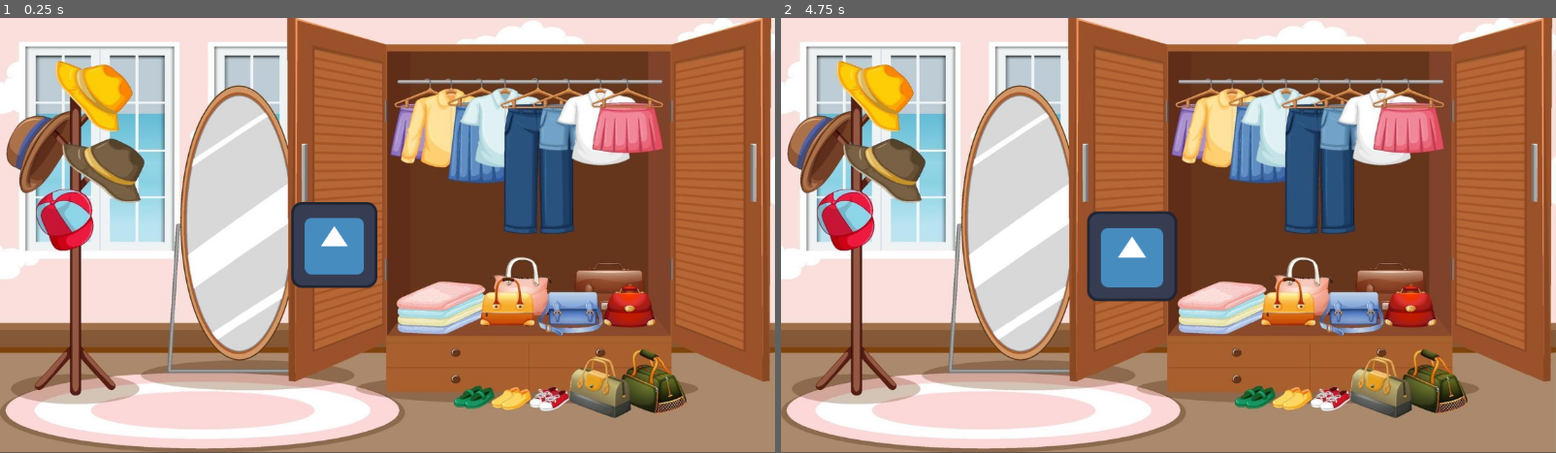
Above: before the commit, frames 1-2 (left to right).
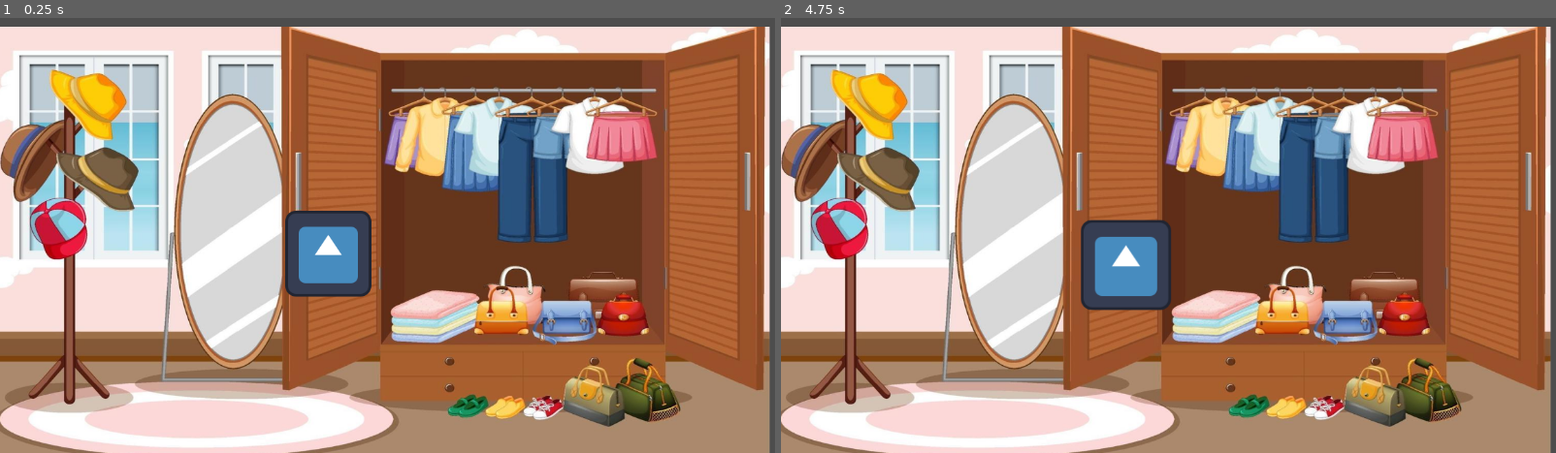
Above: after the commit, the same moments.

Repository: tyler-ross26/Dress-To-Aggress
Game: Godot game, scene res://DressupScene.tscn
Two runs of this game, one before a commit and one after it. Both use one fixed random seed, a clock stepped at 60 frames per second and the inputs below. The engine's default icon, where the game draws it, is replaced by a stand-in: a white triangle on a blue panel in a dark square.
Inputs (mouse positions are in pixels of both pictures, inside the frame that each line leads up to):
- Up to frame 1 (0.25 s): no input
- Up to frame 2 (4.75 s): tap Enter at 0.5, 2, 3.5 s; drag from (1114, 244) to (1246, 139) at 0.52 s; tap Space at 1.25, 2.75, 4.25 s; drag from (1013, 257) to (1129, 322) at 1.27 s; move the mouse to (1246, 139) at 2.02 s; press the mouse at (1246, 139) at 2.03 s; release the mouse at (1246, 139) at 2.75 s; drag from (1129, 322) to (936, 170) at 2.77 s; move the mouse to (1401, 300) at 3.52 s; press the mouse at (1401, 300) at 3.53 s; release the mouse at (1401, 300) at 4.25 s; drag from (936, 170) to (1114, 244) at 4.27 s

The runs differ from the first frame. In frame 1, 43% of the frame differs, in the area x 0-100%, y 0-100%; in frame 2, 43%.
Error before the commit: Invalid call. Nonexistent function 'get_global_mouse_posistion' in base 'Window'. (res://object.gd:13)
Error after the commit: Invalid call. Nonexistent function 'get_mouse_posistion' in base 'Window'. (res://object.gd:13)

Commit message:
adding a camera doesnt work

Diff:
--- a/DressupScene.tscn
+++ b/DressupScene.tscn
@@ -7,6 +7,8 @@
 
 [sub_resource type="RectangleShape2D" id="RectangleShape2D_6j362"]
 size = Vector2(127, 127)
+
+[sub_resource type="RectangleShape2D" id="RectangleShape2D_c8ojq"]
 
 [sub_resource type="RectangleShape2D" id="RectangleShape2D_ayre0"]
 size = Vector2(130, 128)
@@ -34,6 +36,9 @@
 position = Vector2(496.5, 338.5)
 shape = SubResource("RectangleShape2D_6j362")
 
+[node name="CollisionShape2D" type="CollisionShape2D" parent="CharacterBody2D"]
+shape = SubResource("RectangleShape2D_c8ojq")
+
 [node name="StaticBody2D" type="StaticBody2D" parent="." groups=["dropable"]]
 script = ExtResource("4_6j362")
 
@@ -45,6 +50,11 @@
 offset_right = 128.0
 offset_bottom = 128.0
 
+[node name="Camera2D" type="Camera2D" parent="."]
+position = Vector2(585, 311)
+
+[node name="CanvasLayer" type="CanvasLayer" parent="."]
+
 [connection signal="input_event" from="CharacterBody2D" to="CharacterBody2D" method="_on_input_event"]
 [connection signal="body_entered" from="CharacterBody2D/Area2D" to="CharacterBody2D" method="_on_area_2d_body_entered"]
 [connection signal="body_exited" from="CharacterBody2D/Area2D" to="CharacterBody2D" method="_on_area_2d_body_exited"]
--- a/object.gd
+++ b/object.gd
@@ -10,10 +10,10 @@
 	if draggable:
 		if Input.is_action_just_pressed("click"):
 			initialPos = self.global_position
-			offset = get_viewport().get_global_mouse_posistion() - self.global_position
+			offset = get_viewport().get_mouse_posistion() - self.global_position
 			global.is_dragging = true;
 		if Input.is_action_pressed("click"):
-			self.global_position = get_viewport().get_global_mouse_posistion()
+			self.global_position = get_viewport().get_mouse_posistion()
 		elif Input.is_action_just_released("click"):
 			global.is_dragging = false
 			var tween = get_tree().create_tween()
Not shown: 1 places in DressupScene.tscn that only renumber resources
